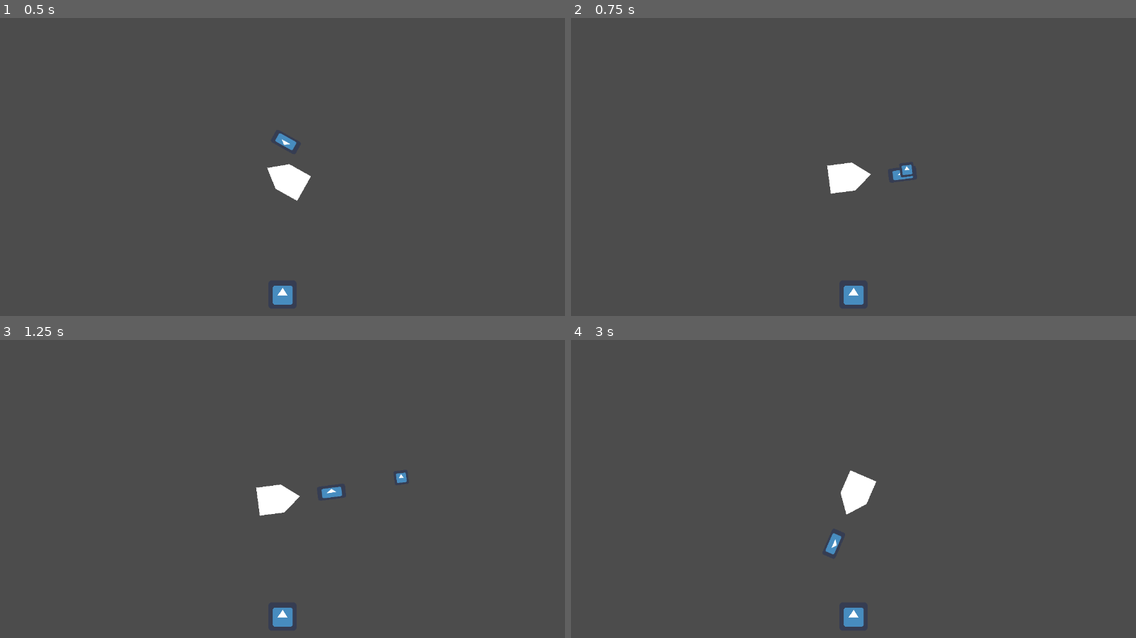
Above: before the commit, frames 1-4 (two rows, left to right).
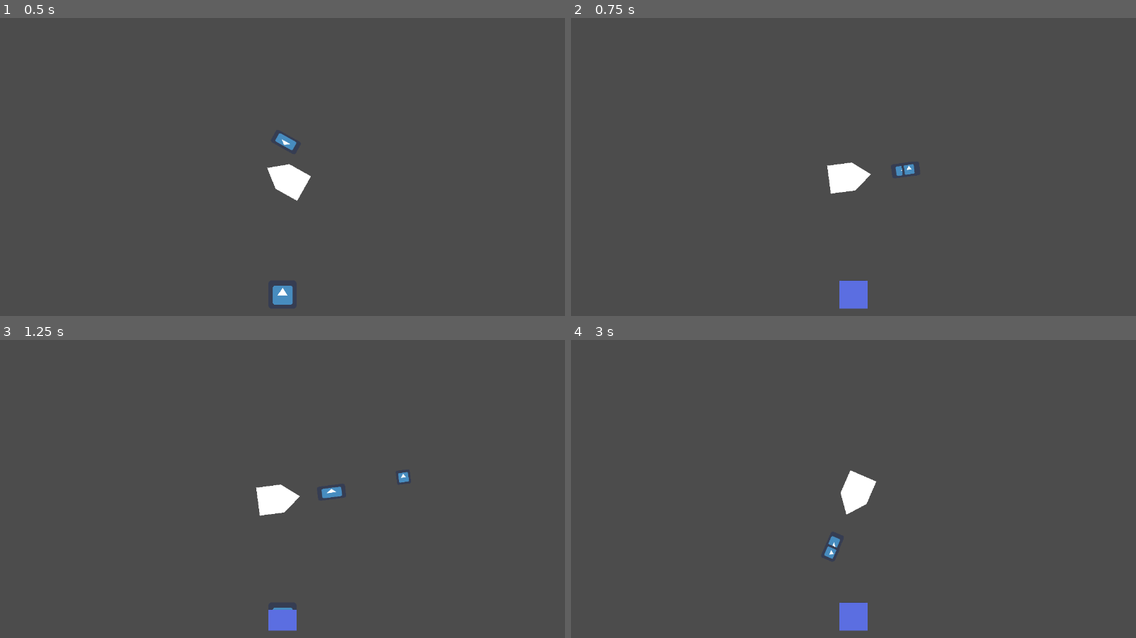
Above: after the commit, the same moments.

Repository: Insta-x/dice-core
Game: Godot game, scene res://Src/Game.tscn
Two runs of this game, one before a commit and one after it. Both use one fixed random seed, a clock stepped at 60 frames per second and the inputs below. Before the commit the project has no main scene; this scene is started directly in both runs. The engine's default icon, where the game draws it, is replaced by a stand-in: a white triangle on a blue panel in a dark square.
Inputs (mouse positions are in pixels of both pictures, inside the frame that each line leads up to):
- Up to frame 1 (0.5 s): no input
- Up to frame 2 (0.75 s): move the mouse to (977, 161) at 0.52 s; hold D (move_right) from 0.53 s (still down); click (977, 161) at 0.6 s
- Up to frame 3 (1.25 s): keep holding D (move_right)
- Up to frame 4 (3 s): move the mouse to (740, 515) at 1.27 s; release D (move_right) at 1.28 s; hold S (move_down) 1.28-2.03 s; click (740, 515) at 1.35 s; move the mouse to (910, 429) at 2.02 s; hold D (move_right) 2.03-2.78 s; click (910, 429) at 2.1 s; tap Enter at 2.75 s; move the mouse to (825, 560) at 2.77 s; hold W (move_up) from 2.78 s (still down); click (825, 560) at 2.85 s

Frame 1 is identical in both runs. In frame 2, 0.6% of the frame differs, in the area x 47-61%, y 48-98%; in frame 3, 0.4%; in frame 4, 0.6%.

Commit message:
GUI reload progress working

Diff:
--- a/Src/GUI/GUI.tscn
+++ b/Src/GUI/GUI.tscn
@@ -1,7 +1,8 @@
-[gd_scene load_steps=3 format=2]
+[gd_scene load_steps=4 format=2]
 
 [ext_resource path="res://icon.png" type="Texture" id=1]
 [ext_resource path="res://Assets/GUI/reload-bar.png" type="Texture" id=2]
+[ext_resource path="res://Src/GUI/ReloadProgress.gd" type="Script" id=3]
 
 [node name="GUI" type="Control"]
 anchor_right = 1.0
@@ -19,3 +20,6 @@
 texture_under = ExtResource( 1 )
 texture_progress = ExtResource( 2 )
 fill_mode = 3
+script = ExtResource( 3 )
+
+[node name="Tween" type="Tween" parent="ReloadProgress"]
--- /dev/null
+++ b/Src/GUI/ReloadProgress.gd
@@ -0,0 +1,13 @@
+extends TextureProgress
+
+
+onready var tween := $Tween
+
+
+func _ready() -> void:
+	GlobalSignals.connect("player_shot", self, "reset_progress")
+
+
+func reset_progress() -> void:
+	tween.interpolate_property(self, "value", max_value, min_value, 1.9, Tween.TRANS_LINEAR)
+	tween.start()
--- a/Src/Player/Player.gd
+++ b/Src/Player/Player.gd
@@ -1,7 +1,7 @@
 extends KinematicBody2D
 
 
-signal player_shot
+signal shoot_input
 
 var movespeed := 200
 var velocity := Vector2.ZERO
@@ -12,7 +12,7 @@
 	look_at(get_global_mouse_position())
 
 	if Input.is_action_just_pressed("shoot"):
-		emit_signal("player_shot")
+		emit_signal("shoot_input")
 
 
 func get_direction() -> Vector2:
--- a/Src/Player/PlayerAnimationPlayer.gd
+++ b/Src/Player/PlayerAnimationPlayer.gd
@@ -1,5 +1,5 @@
 extends AnimationPlayer
 
 
-func _on_Player_player_shot() -> void:
+func _on_Player_shoot_input() -> void:
 	play("Shoot")
--- a/Src/Player/PlayerGun.gd
+++ b/Src/Player/PlayerGun.gd
@@ -21,6 +21,7 @@
 	bullet.global_position = global_position + emit_offset.rotated(global_rotation)
 
 	can_shoot = false
+	GlobalSignals.emit_signal("player_shot")
 
 
 func _on_PlayerAnimationPlayer_animation_finished(anim_name: String) -> void:
--- a/Src/Player/PlayerWrapper.tscn
+++ b/Src/Player/PlayerWrapper.tscn
@@ -40,7 +40,7 @@
 
 [sub_resource type="Animation" id=2]
 resource_name = "Shoot"
-length = 3.0
+length = 2.0
 step = 0.0166667
 tracks/0/type = "value"
 tracks/0/path = NodePath("Player/GunAnimationPoint:position")
@@ -49,7 +49,7 @@
 tracks/0/imported = false
 tracks/0/enabled = true
 tracks/0/keys = {
-"times": PoolRealArray( 0, 0.133333, 0.216667, 0.5 ),
+"times": PoolRealArray( 0, 0.1, 0.216667, 0.5 ),
 "transitions": PoolRealArray( 1, 1, 1, 1 ),
 "update": 0,
 "values": [ Vector2( 0, 72 ), Vector2( 90, 0 ), Vector2( 70, 0 ), Vector2( 80, 0 ) ]
@@ -73,7 +73,7 @@
 tracks/2/imported = false
 tracks/2/enabled = true
 tracks/2/keys = {
-"times": PoolRealArray( 0.133333 ),
+"times": PoolRealArray( 0.1 ),
 "transitions": PoolRealArray( 1 ),
 "values": [ {
 "args": [  ],
@@ -150,5 +150,5 @@
 [node name="Limiter" type="Node" parent="."]
 script = ExtResource( 7 )
 
-[connection signal="player_shot" from="Player" to="PlayerAnimationPlayer" method="_on_Player_player_shot"]
+[connection signal="shoot_input" from="Player" to="PlayerAnimationPlayer" method="_on_Player_shoot_input"]
 [connection signal="animation_finished" from="PlayerAnimationPlayer" to="Player/PlayerGun" method="_on_PlayerAnimationPlayer_animation_finished"]
--- /dev/null
+++ b/Src/Singletons/GlobalSignals.gd
@@ -0,0 +1,4 @@
+extends Node
+
+
+signal player_shot
--- a/project.godot
+++ b/project.godot
@@ -45,7 +45,12 @@
 [application]
 
 config/name="Dice Core"
+run/main_scene="res://Src/Game.tscn"
 config/icon="res://icon.png"
+
+[autoload]
+
+GlobalSignals="*res://Src/Singletons/GlobalSignals.gd"
 
 [display]
 
